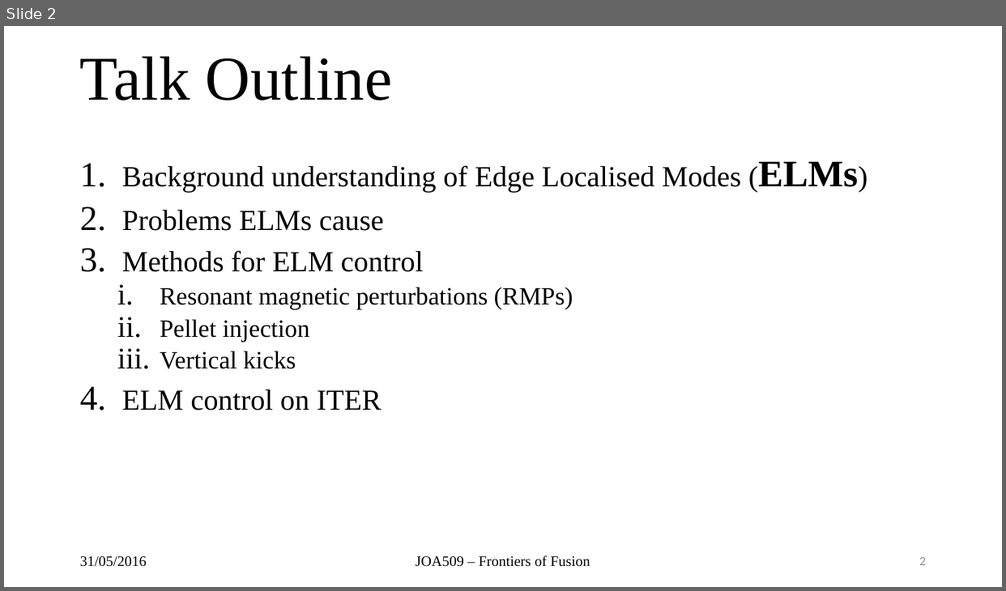
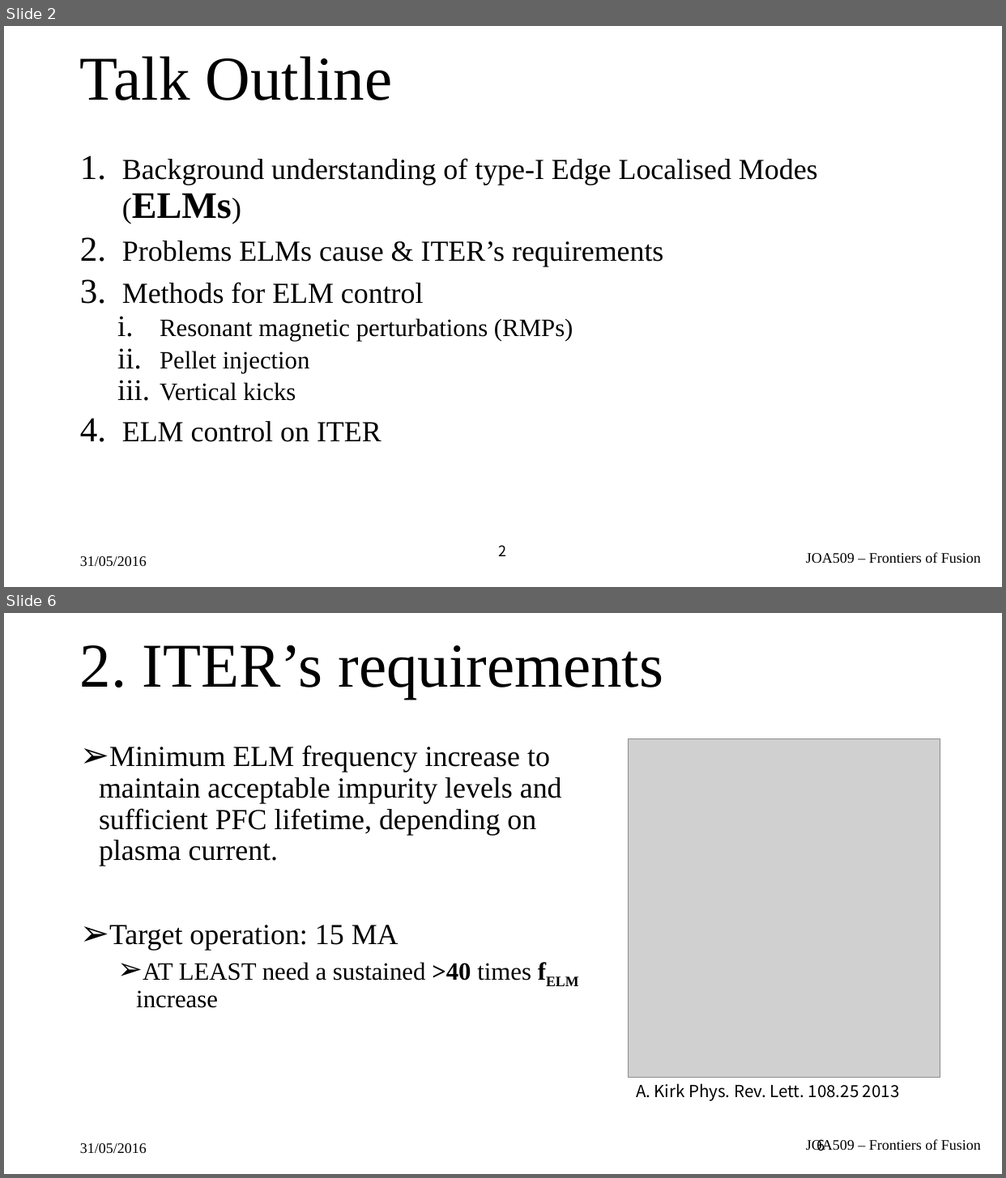
Before and after one commit to airdas/FFessay, a slide deck: Presentation/elmz.pptx. Shown one above the other, each under a label of ours: slide 2 before the commit, slides 2 and 6 after it; the slides between them are not shown. The pictures are 1006x591 and 1006x1178 pixels, drawn with LibreOffice and Linux fonts; fonts in the diff are those of the drawing; grey boxes stand for pictures; background and template pictures are left out. Boxes give left, top, right and bottom in pixels: in the first picture for what was removed or moved away, otherwise in the second. Text is boxed around its words. In the diff, an @@ line names an element or a change of style, - is before the commit and + after.

```diff
--- a/Presentation/elmz.pptx
+++ b/Presentation/elmz.pptx
@@ slide 6 added at (x1=4, y1=613, x2=1002, y2=1174), background picture (left out) @@
@@ title added at (x1=80, y1=645, x2=663, y2=699), 60 pt, text #000000 @@
+2. ITER’s requirements
@@ text added at (x1=99, y1=745, x2=562, y2=1008), 28 pt, text #000000 @@
+➢ Minimum ELM frequency increase to maintain acceptable impurity levels and sufficient PFC lifetime, depending on plasma current.
+➢ Target operation: 15 MA
+  ➢ AT LEAST need a sustained >40 times fELM increase
@@ picture added at (x1=629, y1=739, x2=940, y2=1078) @@
@@ text added at (x1=636, y1=1084, x2=899, y2=1101), 16 pt, text #000000 @@
+A. Kirk Phys. Rev. Lett. 108.25 2013
@@ text added at (x1=80, y1=1144, x2=147, y2=1153), 14 pt, text #000000 @@
+31/05/2016
@@ text added at (x1=806, y1=1139, x2=981, y2=1152), 14 pt, text #000000 @@
+JOA509 – Frontiers of Fusion
@@ page number added at (x1=817, y1=1139, x2=825, y2=1152), 14 pt, text #000000 @@
+6
@@ slide 2 changed as well @@
@@ text at (x1=122, y1=158, x2=818, y2=267): text changed @@
-1. Background understanding of Edge Localised Modes (ELMs)
-2. Problems ELMs cause
+1. Background understanding of type-I Edge Localised Modes (ELMs)
+2. Problems ELMs cause & ITER’s requirements
@@ page number moved from (x1=919, y1=557, x2=926, y2=565) to (x1=499, y1=545, x2=507, y2=557) @@
@@ page number at (x1=499, y1=545, x2=507, y2=557): size 12 to 14 pt, font Calibri to Noto Sans CJK KR, text colour #8C8C8C to #000000; alignment right to centre; vertical alignment middle to top @@
@@ text "JOA509 – Frontiers of Fusion" moved from (x1=415, y1=556, x2=590, y2=566) to (x1=806, y1=552, x2=981, y2=563) @@
@@ text "JOA509 – Frontiers of Fusion" at (x1=806, y1=552, x2=981, y2=563): alignment centre to right; vertical alignment middle to top @@
```
Also in this commit, not shown: 4 other slides changed, 5 other slides added, 3 other files.
